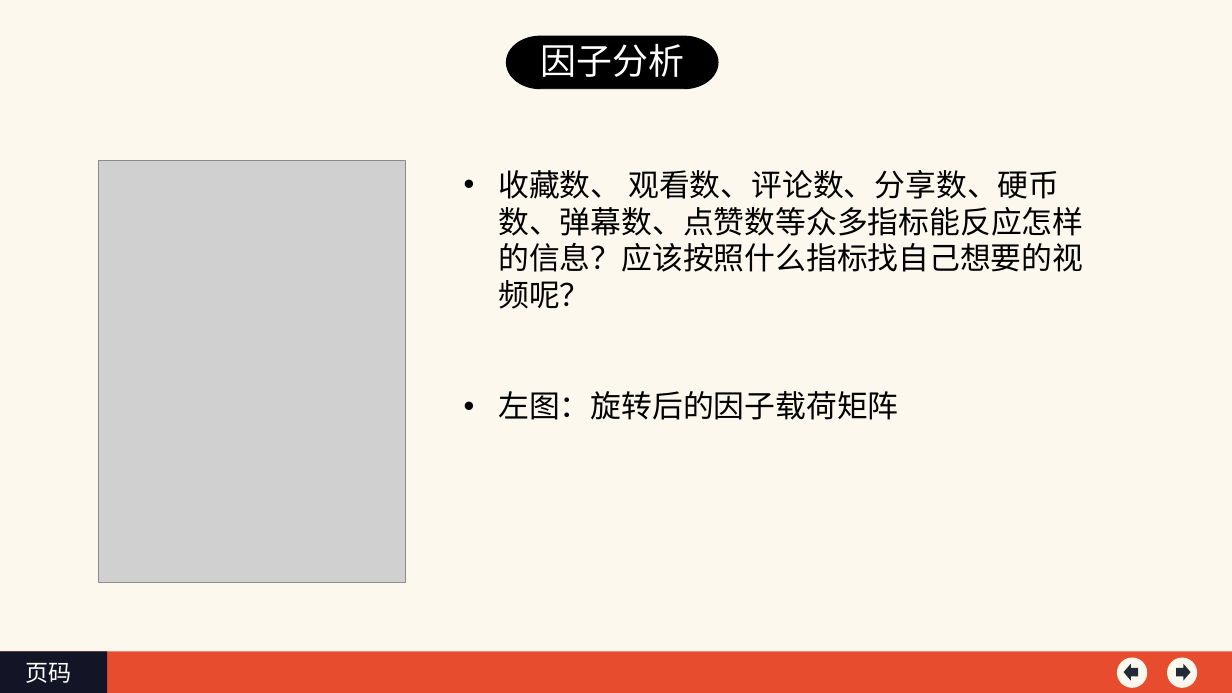
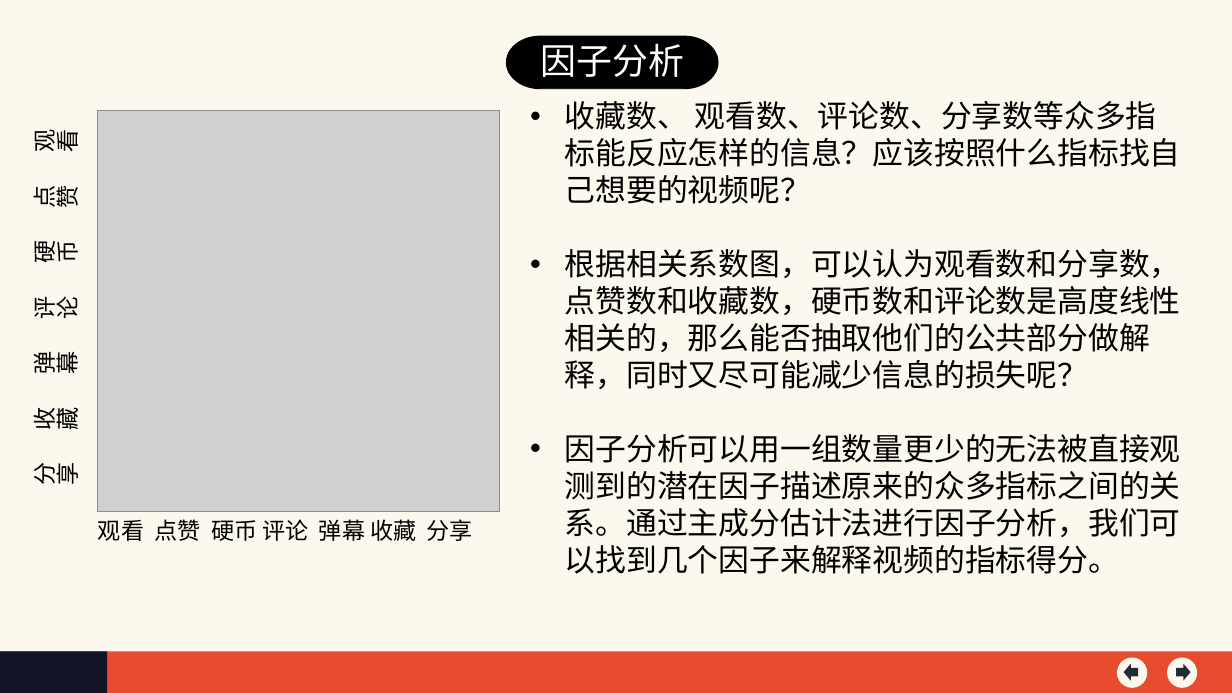
Before and after one commit to YuweiShen/CaseStudy, a slide deck: slide 14 of CaseStudy/B站学习.ppt (slide 8 before the commit). Drawn at 1232x693 pixels with LibreOffice and Linux fonts; fonts in the diff are those of the drawing; grey boxes stand for pictures. Boxes give left, top, right and bottom in pixels: in the first picture for what was removed or moved away, otherwise in the second. Text is boxed around its words. In the diff, an @@ line names an element or a change of style, - is before the commit and + after.

```diff
--- a/CaseStudy/B站学习.ppt
+++ b/CaseStudy/B站学习.ppt
@@ picture: place and size @@
-picture at bbox=[99, 161, 405, 583]
+picture at bbox=[97, 110, 499, 511]
@@ text added at bbox=[565, 101, 1181, 574], 24 pt, text #000000 @@
+• 收藏数、 观看数、评论数、分享数等众多指标能反应怎样的信息？应该按照什么指标找自己想要的视频呢？
+• 根据相关系数图，可以认为观看数和分享数，点赞数和收藏数，硬币数和评论数是高度线性相关的，那么能否抽取他们的公共部分做解释，同时又尽可能减少信息的损失呢？
+• 因子分析可以用一组数量更少的无法被直接观测到的潜在因子描述原来的众多指标之间的关系。通过主成分估计法进行因子分析，我们可以找到几个因子来解释视频的指标得分。
@@ text added at bbox=[27, 132, 83, 262], 18 pt, text #000000 @@
+观看
+点赞
+硬币
+评论
+弹幕
+收藏
+分享
@@ text removed at bbox=[498, 170, 1083, 420] @@
-• 收藏数、 观看数、评论数、分享数、硬币数、弹幕数、点赞数等众多指标能反应怎样的信息？应该按照什么指标找自己想要的视频呢？
-• 左图：旋转后的因子载荷矩阵
@@ text added at bbox=[98, 519, 473, 541], 18 pt, text #000000 @@
+观看 点赞 硬币 评论 弹幕 收藏 分享
@@ text removed at bbox=[26, 663, 72, 683] @@
-页码
```
Also in this commit, not shown: 9 other slides changed, 15 slides added, 6 slides removed.
